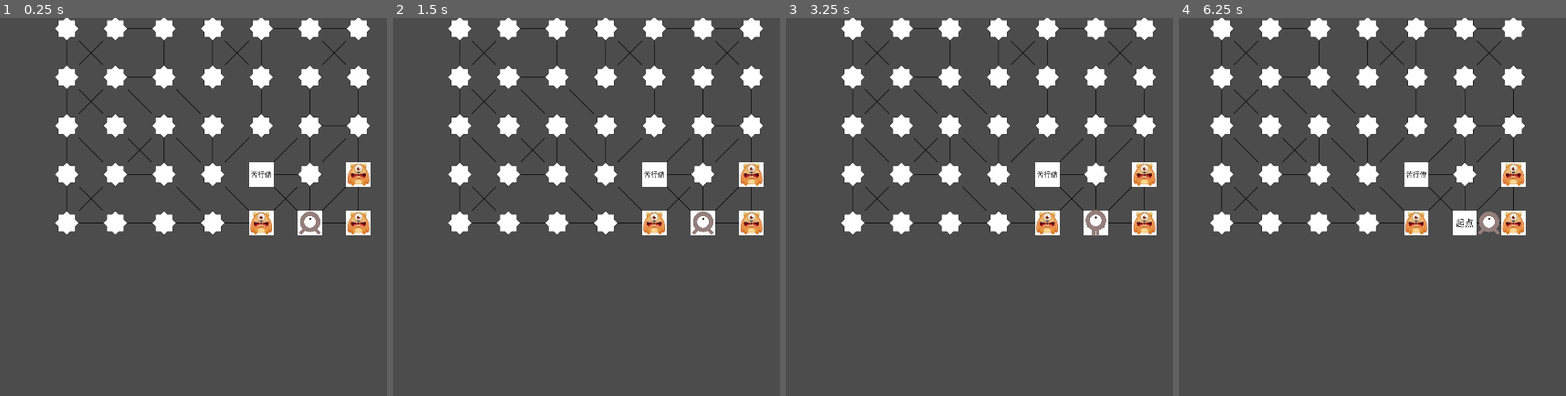
Above: before the commit, frames 1-4 (left to right).
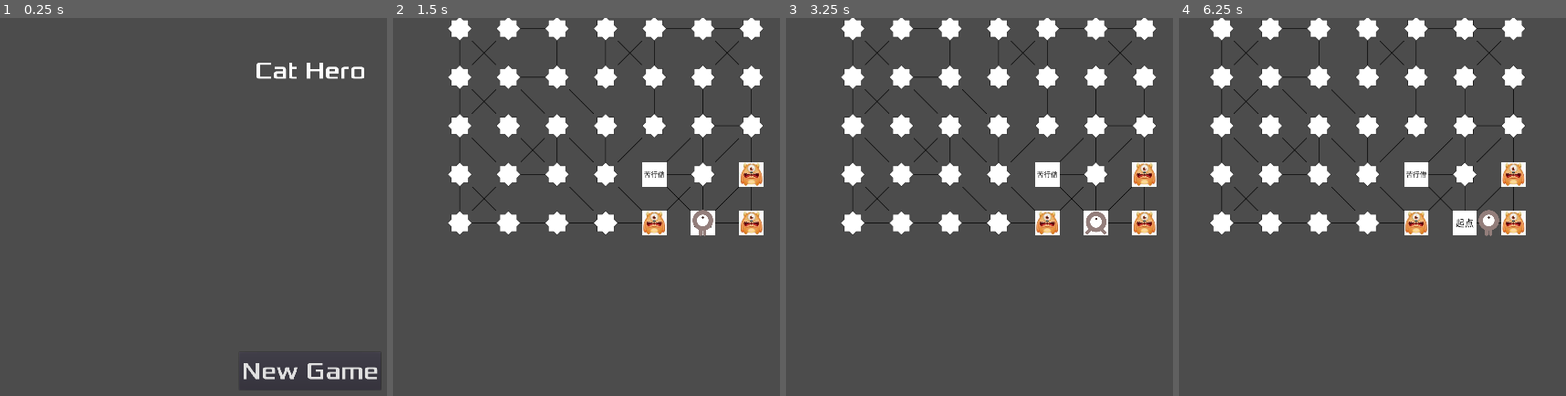
Above: after the commit, the same moments.

Repository: tzwm/CatHero
Game: Godot game, scene res://homepage/HUB.tscn
Two runs of this game, one before a commit and one after it. Both use one fixed random seed, a clock stepped at 60 frames per second and the inputs below. Before the commit the project starts from res://map/index.tscn.
Inputs (mouse positions are in pixels of both pictures, inside the frame that each line leads up to):
- Up to frame 1 (0.25 s): no input
- Up to frame 2 (1.5 s): click (702, 369) at 0.5 s, where only the run after the commit has a clickable "New Game"; tap Enter at 1.25 s; move the mouse to (outside the picture) at 1.27 s; click (outside the picture) at 1.42 s
- Up to frame 3 (3.25 s): tap Space at 2 s; move the mouse to (948, 244) at 2.02 s; click (948, 244) at 2.17 s; tap Enter at 2.75 s; move the mouse to (1169, 131) at 2.77 s; click (1169, 131) at 2.92 s
- Up to frame 4 (6.25 s): tap Space at 3.5, 5 s; move the mouse to (1453, 305) at 3.52 s; click (1453, 305) at 3.67 s; tap Enter at 4.25 s; move the mouse to (outside the picture) at 4.27 s; click (outside the picture) at 4.42 s; move the mouse to (1271, 161) at 5.02 s; click (1271, 161) at 5.17 s; move the mouse to (1523, 222) at 5.77 s; click (1523, 222) at 5.92 s

The runs differ from the first frame. In frame 1, 11% of the frame differs, in the area x 14-99%, y 0-99%; in frame 2, 0.1%; in frame 3, 0.1%; in frame 4, 0.1%.

Commit message:
Make the main scene to the homepage

Diff:
--- /dev/null
+++ b/homepage/HUB.gd
@@ -0,0 +1,5 @@
+extends CanvasLayer
+
+
+func _on_NewGame_button_up():
+	get_tree().change_scene("res://map/index.tscn")
--- a/homepage/HUB.tscn
+++ b/homepage/HUB.tscn
@@ -1,12 +1,14 @@
-[gd_scene load_steps=3 format=2]
+[gd_scene load_steps=4 format=2]
 
 [ext_resource path="res://assets/fonts/Xolonium-Regular.ttf" type="DynamicFontData" id=1]
+[ext_resource path="res://homepage/HUB.gd" type="Script" id=2]
 
 [sub_resource type="DynamicFont" id=1]
 size = 64
 font_data = ExtResource( 1 )
 
 [node name="HUB" type="CanvasLayer"]
+script = ExtResource( 2 )
 
 [node name="Title" type="Label" parent="."]
 anchor_left = 0.5
@@ -35,3 +37,4 @@
 __meta__ = {
 "_edit_use_anchors_": false
 }
+[connection signal="button_up" from="NewGame" to="." method="_on_NewGame_button_up"]
--- a/project.godot
+++ b/project.godot
@@ -39,20 +39,15 @@
 "language": "GDScript",
 "path": "res://hero.gd"
 }, {
-"base": "RigidBody2D",
-"class": "MapNodeBase",
-"language": "GDScript",
-"path": "res://map/nodes/map_node_base.gd"
-}, {
 "base": "Node",
 "class": "HeroModel",
 "language": "GDScript",
 "path": "res://model/hero_model.gd"
 }, {
 "base": "RigidBody2D",
-"class": "MapNode",
+"class": "MapNodeBase",
 "language": "GDScript",
-"path": "res://map/node.gd"
+"path": "res://map/nodes/map_node_base.gd"
 }, {
 "base": "Node",
 "class": "MonsterModel",
@@ -72,7 +67,6 @@
 "GameConst": "",
 "Hero": "",
 "HeroModel": "",
-"MapNode": "",
 "MapNodeBase": "",
 "MonsterModel": "",
 "Team": ""
@@ -81,12 +75,16 @@
 [application]
 
 config/name="cat_hero"
-run/main_scene="res://map/index.tscn"
+run/main_scene="res://homepage/HUB.tscn"
 config/icon="res://icon.png"
 
 [autoload]
 
 Global="*res://global.gd"
+
+[debug]
+
+gdscript/warnings/integer_division=false
 
 [display]
 
@@ -94,10 +92,6 @@
 window/size/height=1080
 window/dpi/allow_hidpi=true
 
-[debug]
-
-gdscript/warnings/integer_division=false
-
 [rendering]
 
 environment/default_environment="res://default_env.tres"
